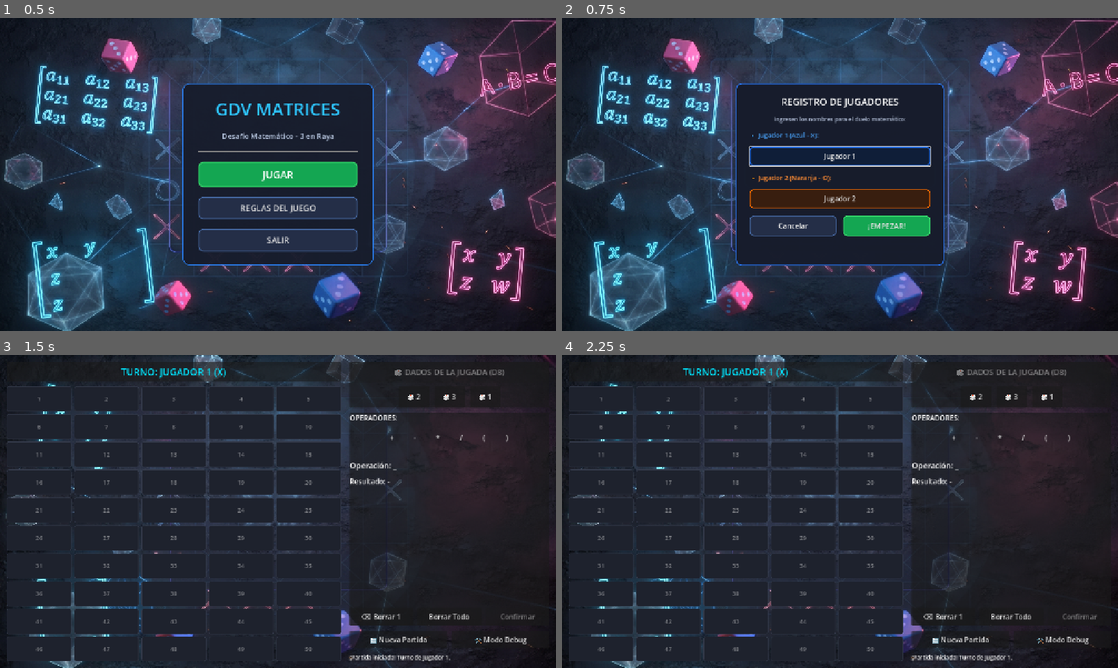
Above: before the commit, frames 1-4 (two rows, left to right).
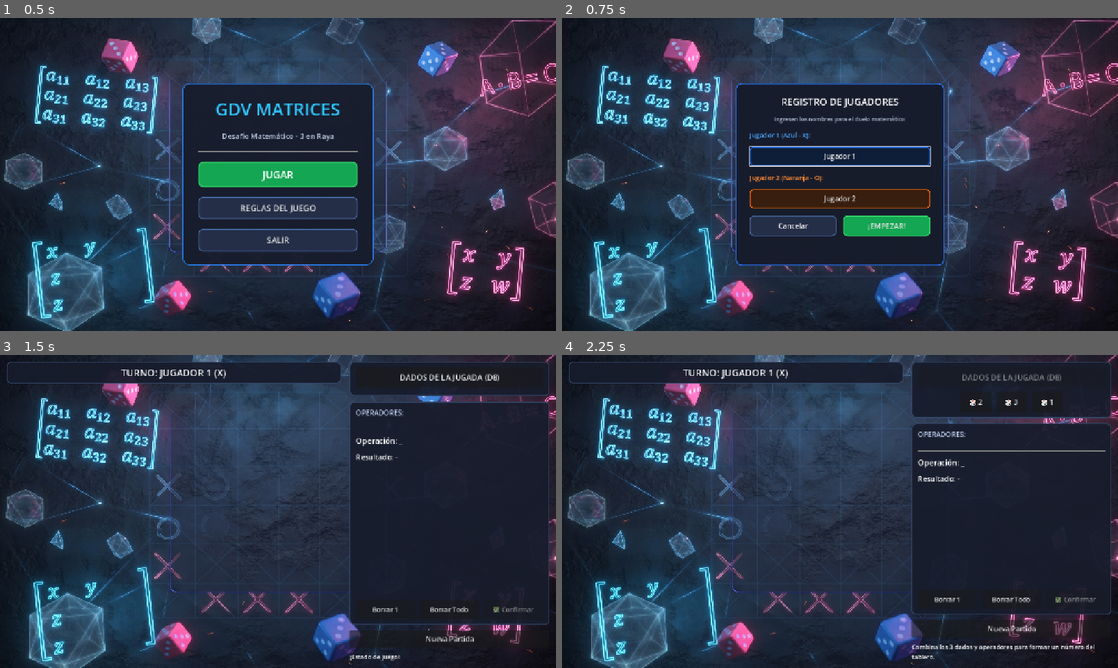
Above: after the commit, the same moments.

Repository: agusgigliottifarias/GDV_matrices
Game: Godot game, scene res://scenes/menu.tscn
Same seed, same stepped clock (60 frames per second), same inputs: the game is played once before the commit and once after it.
Inputs (mouse positions are in pixels of both pictures, inside the frame that each line leads up to):
- Up to frame 1 (0.5 s): no input
- Up to frame 2 (0.75 s): click "JUGAR" at 0.5 s
- Up to frame 3 (1.5 s): click "¡EMPEZAR!" at 1.25 s
- Up to frame 4 (2.25 s): click (1012, 376) at 2 s, where only the run after the commit has a clickable "DADOS DE LA JUGADA (D8)"

Frame 1 is identical in both runs. In frame 2, 0.3% of the frame differs, in the area x 33-49%, y 36-53%; in frame 3, 34%; in frame 4, 35%, in the area x 0-100%, y 0-100%.
Error after the commit: Invalid access to property or key 'pressed' on a base object of type 'null instance'. (res://scripts/main.gd:49)

Commit message:
feat(scenes): se agrego la carpeta de escenas

Diff:
--- a/scenes/game_over.tscn
+++ b/scenes/game_over.tscn
@@ -105,7 +105,7 @@
 layout_mode = 2
 theme_override_font_sizes/font_size = 20
 theme_override_styles/normal = SubResource("StyleBoxFlat_btn_restart")
-text = "🔄 REINICIAR PARTIDA"
+text = "REINICIAR PARTIDA"
 
 [node name="MenuButton" type="Button" parent="CanvasLayer/CenterContainer/CardPanel/Margin/MainVBox/ButtonsVBox" unique_id=798773422]
 unique_name_in_owner = true
@@ -113,4 +113,4 @@
 layout_mode = 2
 theme_override_font_sizes/font_size = 19
 theme_override_styles/normal = SubResource("StyleBoxFlat_btn_menu")
-text = "🏠 MENÚ PRINCIPAL"
+text = "MENÚ PRINCIPAL"
--- a/scenes/main.tscn
+++ b/scenes/main.tscn
@@ -3,9 +3,21 @@
 [ext_resource type="Script" uid="uid://vmp2fghv8o6o" path="res://scripts/main.gd" id="1_main"]
 [ext_resource type="Script" uid="uid://bsmpjqnepiori" path="res://scripts/board.gd" id="2_board"]
 [ext_resource type="Script" uid="uid://yhwgtuxdcp8r" path="res://scripts/dice.gd" id="3_dice"]
-[ext_resource type="Texture2D" uid="uid://c4vblu8wmdrvr" path="res://assets/fondo_3.jpeg" id="4_jyhfs"]
-
-[node name="Main" type="Control" unique_id=1861620331]
+[ext_resource type="Texture2D" uid="uid://c57o55v7thppm" path="res://assets/Fondo.jpeg" id="4_bg"]
+
+[sub_resource type="StyleBoxFlat" id="StyleBoxFlat_panel"]
+bg_color = Color(0.09, 0.11, 0.17, 0.94)
+border_width_left = 2
+border_width_top = 2
+border_width_right = 2
+border_width_bottom = 2
+border_color = Color(0.2, 0.28, 0.42, 1)
+corner_radius_top_left = 10
+corner_radius_top_right = 10
+corner_radius_bottom_right = 10
+corner_radius_bottom_left = 10
+
+[node name="Main" type="Control" unique_id=884629380]
 layout_mode = 3
 anchors_preset = 15
 anchor_right = 1.0
@@ -14,20 +26,25 @@
 grow_vertical = 2
 script = ExtResource("1_main")
 
-[node name="BoardManager" type="Node" parent="." unique_id=1977622490]
+[node name="BoardManager" type="Node" parent="." unique_id=628879302]
 script = ExtResource("2_board")
 
-[node name="DiceManager" type="Node" parent="." unique_id=2135335780]
+[node name="DiceManager" type="Node" parent="." unique_id=80969137]
 script = ExtResource("3_dice")
 
-[node name="CanvasLayer" type="CanvasLayer" parent="." unique_id=306831016]
-
-[node name="Background" type="Sprite2D" parent="CanvasLayer" unique_id=2098755361]
-position = Vector2(641.00006, 362.5)
-scale = Vector2(0.48192772, 0.46109694)
-texture = ExtResource("4_jyhfs")
-
-[node name="MarginContainer" type="MarginContainer" parent="CanvasLayer" unique_id=633376111]
+[node name="CanvasLayer" type="CanvasLayer" parent="." unique_id=1526363086]
+
+[node name="Background" type="TextureRect" parent="CanvasLayer" unique_id=1969077436]
+anchors_preset = 15
+anchor_right = 1.0
+anchor_bottom = 1.0
+grow_horizontal = 2
+grow_vertical = 2
+texture = ExtResource("4_bg")
+expand_mode = 1
+stretch_mode = 6
+
+[node name="MarginContainer" type="MarginContainer" parent="CanvasLayer" unique_id=188120551]
 anchors_preset = 15
 anchor_right = 1.0
 anchor_bottom = 1.0
@@ -38,36 +55,37 @@
 theme_override_constants/margin_right = 15
 theme_override_constants/margin_bottom = 15
 
-[node name="MainLayout" type="HBoxContainer" parent="CanvasLayer/MarginContainer" unique_id=270477277]
+[node name="MainLayout" type="HBoxContainer" parent="CanvasLayer/MarginContainer" unique_id=803018519]
 layout_mode = 2
 theme_override_constants/separation = 20
 
-[node name="BoardSection" type="VBoxContainer" parent="CanvasLayer/MarginContainer/MainLayout" unique_id=1897953458]
+[node name="BoardSection" type="VBoxContainer" parent="CanvasLayer/MarginContainer/MainLayout" unique_id=349680693]
 layout_mode = 2
 size_flags_horizontal = 3
 theme_override_constants/separation = 10
 
-[node name="HeaderPanel" type="PanelContainer" parent="CanvasLayer/MarginContainer/MainLayout/BoardSection" unique_id=114520436]
-layout_mode = 2
-
-[node name="MarginContainer" type="MarginContainer" parent="CanvasLayer/MarginContainer/MainLayout/BoardSection/HeaderPanel" unique_id=1016092362]
+[node name="HeaderPanel" type="PanelContainer" parent="CanvasLayer/MarginContainer/MainLayout/BoardSection" unique_id=1366629879]
+layout_mode = 2
+theme_override_styles/panel = SubResource("StyleBoxFlat_panel")
+
+[node name="MarginContainer" type="MarginContainer" parent="CanvasLayer/MarginContainer/MainLayout/BoardSection/HeaderPanel" unique_id=1162869384]
 layout_mode = 2
 theme_override_constants/margin_top = 8
 theme_override_constants/margin_bottom = 8
 
-[node name="TurnLabel" type="Label" parent="CanvasLayer/MarginContainer/MainLayout/BoardSection/HeaderPanel/MarginContainer" unique_id=1972150670]
+[node name="TurnLabel" type="Label" parent="CanvasLayer/MarginContainer/MainLayout/BoardSection/HeaderPanel/MarginContainer" unique_id=1275670259]
 unique_name_in_owner = true
 layout_mode = 2
 theme_override_font_sizes/font_size = 22
-text = "TURNO: JUGADOR 1 ( ❌ )"
+text = "TURNO: JUGADOR 1 (X)"
 horizontal_alignment = 1
 vertical_alignment = 1
 
-[node name="BoardScroll" type="ScrollContainer" parent="CanvasLayer/MarginContainer/MainLayout/BoardSection" unique_id=394932128]
-layout_mode = 2
-size_flags_vertical = 3
-
-[node name="GridContainer" type="GridContainer" parent="CanvasLayer/MarginContainer/MainLayout/BoardSection/BoardScroll" unique_id=1420286496]
+[node name="BoardScroll" type="ScrollContainer" parent="CanvasLayer/MarginContainer/MainLayout/BoardSection" unique_id=506103200]
+layout_mode = 2
+size_flags_vertical = 3
+
+[node name="GridContainer" type="GridContainer" parent="CanvasLayer/MarginContainer/MainLayout/BoardSection/BoardScroll" unique_id=540285156]
 unique_name_in_owner = true
 layout_mode = 2
 size_flags_horizontal = 3
@@ -76,122 +94,137 @@
 theme_override_constants/v_separation = 6
 columns = 5
 
-[node name="ControlSection" type="VBoxContainer" parent="CanvasLayer/MarginContainer/MainLayout" unique_id=1262197662]
+[node name="ControlSection" type="VBoxContainer" parent="CanvasLayer/MarginContainer/MainLayout" unique_id=1752007863]
 custom_minimum_size = Vector2(460, 0)
 layout_mode = 2
 theme_override_constants/separation = 12
 
-[node name="RollPanel" type="PanelContainer" parent="CanvasLayer/MarginContainer/MainLayout/ControlSection" unique_id=864836812]
-layout_mode = 2
-
-[node name="VBox" type="VBoxContainer" parent="CanvasLayer/MarginContainer/MainLayout/ControlSection/RollPanel" unique_id=1693986064]
+[node name="RollPanel" type="PanelContainer" parent="CanvasLayer/MarginContainer/MainLayout/ControlSection" unique_id=728950488]
+layout_mode = 2
+theme_override_styles/panel = SubResource("StyleBoxFlat_panel")
+
+[node name="Margin" type="MarginContainer" parent="CanvasLayer/MarginContainer/MainLayout/ControlSection/RollPanel" unique_id=855284019]
+layout_mode = 2
+theme_override_constants/margin_left = 12
+theme_override_constants/margin_top = 10
+theme_override_constants/margin_right = 12
+theme_override_constants/margin_bottom = 10
+
+[node name="VBox" type="VBoxContainer" parent="CanvasLayer/MarginContainer/MainLayout/ControlSection/RollPanel/Margin" unique_id=1320340199]
 layout_mode = 2
 theme_override_constants/separation = 8
 
-[node name="RollButton" type="Button" parent="CanvasLayer/MarginContainer/MainLayout/ControlSection/RollPanel/VBox" unique_id=1106452031]
+[node name="RollButton" type="Button" parent="CanvasLayer/MarginContainer/MainLayout/ControlSection/RollPanel/Margin/VBox" unique_id=1914688555]
 unique_name_in_owner = true
 custom_minimum_size = Vector2(0, 48)
 layout_mode = 2
 theme_override_font_sizes/font_size = 18
-text = "🎲 DADOS DE LA JUGADA (D8)"
-
-[node name="DiceContainer" type="HBoxContainer" parent="CanvasLayer/MarginContainer/MainLayout/ControlSection/RollPanel/VBox" unique_id=2034852627]
+text = "DADOS DE LA JUGADA (D8)"
+
+[node name="DiceContainer" type="HBoxContainer" parent="CanvasLayer/MarginContainer/MainLayout/ControlSection/RollPanel/Margin/VBox" unique_id=1545203759]
 unique_name_in_owner = true
 layout_mode = 2
 theme_override_constants/separation = 12
 alignment = 1
 
-[node name="FormulaPanel" type="PanelContainer" parent="CanvasLayer/MarginContainer/MainLayout/ControlSection" unique_id=544012742]
-layout_mode = 2
-size_flags_vertical = 3
-
-[node name="VBox" type="VBoxContainer" parent="CanvasLayer/MarginContainer/MainLayout/ControlSection/FormulaPanel" unique_id=190121469]
+[node name="FormulaPanel" type="PanelContainer" parent="CanvasLayer/MarginContainer/MainLayout/ControlSection" unique_id=1976119434]
+layout_mode = 2
+size_flags_vertical = 3
+theme_override_styles/panel = SubResource("StyleBoxFlat_panel")
+
+[node name="Margin" type="MarginContainer" parent="CanvasLayer/MarginContainer/MainLayout/ControlSection/FormulaPanel" unique_id=1834635078]
+layout_mode = 2
+theme_override_constants/margin_left = 12
+theme_override_constants/margin_top = 12
+theme_override_constants/margin_right = 12
+theme_override_constants/margin_bottom = 12
+
+[node name="VBox" type="VBoxContainer" parent="CanvasLayer/MarginContainer/MainLayout/ControlSection/FormulaPanel/Margin" unique_id=994809698]
 layout_mode = 2
 theme_override_constants/separation = 12
 
-[node name="OpLabel" type="Label" parent="CanvasLayer/MarginContainer/MainLayout/ControlSection/FormulaPanel/VBox" unique_id=391981628]
-layout_mode = 2
+[node name="OpLabel" type="Label" parent="CanvasLayer/MarginContainer/MainLayout/ControlSection/FormulaPanel/Margin/VBox" unique_id=998191190]
+layout_mode = 2
+theme_override_colors/font_color = Color(0.75, 0.82, 0.95, 1)
 text = "OPERADORES:"
 
-[node name="OperatorsContainer" type="HBoxContainer" parent="CanvasLayer/MarginContainer/MainLayout/ControlSection/FormulaPanel/VBox" unique_id=1596634233]
+[node name="OperatorsContainer" type="HBoxContainer" parent="CanvasLayer/MarginContainer/MainLayout/ControlSection/FormulaPanel/Margin/VBox" unique_id=29779064]
 unique_name_in_owner = true
 layout_mode = 2
 theme_override_constants/separation = 8
 alignment = 1
 
-[node name="HSeparator" type="HSeparator" parent="CanvasLayer/MarginContainer/MainLayout/ControlSection/FormulaPanel/VBox" unique_id=2063960149]
-layout_mode = 2
-
-[node name="FormulaLabel" type="Label" parent="CanvasLayer/MarginContainer/MainLayout/ControlSection/FormulaPanel/VBox" unique_id=1437053528]
-unique_name_in_owner = true
-layout_mode = 2
+[node name="HSeparator" type="HSeparator" parent="CanvasLayer/MarginContainer/MainLayout/ControlSection/FormulaPanel/Margin/VBox" unique_id=304683396]
+layout_mode = 2
+
+[node name="FormulaLabel" type="Label" parent="CanvasLayer/MarginContainer/MainLayout/ControlSection/FormulaPanel/Margin/VBox" unique_id=678319553]
+unique_name_in_owner = true
+layout_mode = 2
+theme_override_colors/font_color = Color(1, 1, 1, 1)
 theme_override_font_sizes/font_size = 18
 text = "Operación: _"
 autowrap_mode = 2
 
-[node name="ResultLabel" type="Label" parent="CanvasLayer/MarginContainer/MainLayout/ControlSection/FormulaPanel/VBox" unique_id=1178714194]
-unique_name_in_owner = true
-layout_mode = 2
-theme_override_font_sizes/font_size = 16
+[node name="ResultLabel" type="Label" parent="CanvasLayer/MarginContainer/MainLayout/ControlSection/FormulaPanel/Margin/VBox" unique_id=199937469]
+unique_name_in_owner = true
+layout_mode = 2
+theme_override_font_sizes/font_size = 17
 text = "Resultado: -"
 autowrap_mode = 2
 
-[node name="Spacer" type="Control" parent="CanvasLayer/MarginContainer/MainLayout/ControlSection/FormulaPanel/VBox" unique_id=532308074]
-layout_mode = 2
-size_flags_vertical = 3
-
-[node name="ActionButtons" type="HBoxContainer" parent="CanvasLayer/MarginContainer/MainLayout/ControlSection/FormulaPanel/VBox" unique_id=1294060352]
+[node name="Spacer" type="Control" parent="CanvasLayer/MarginContainer/MainLayout/ControlSection/FormulaPanel/Margin/VBox" unique_id=927087774]
+layout_mode = 2
+size_flags_vertical = 3
+
+[node name="ActionButtons" type="HBoxContainer" parent="CanvasLayer/MarginContainer/MainLayout/ControlSection/FormulaPanel/Margin/VBox" unique_id=1374566149]
 layout_mode = 2
 theme_override_constants/separation = 10
 
-[node name="ClearOneButton" type="Button" parent="CanvasLayer/MarginContainer/MainLayout/ControlSection/FormulaPanel/VBox/ActionButtons" unique_id=1667492646]
-unique_name_in_owner = true
-custom_minimum_size = Vector2(0, 42)
-layout_mode = 2
-size_flags_horizontal = 3
-text = "⌫ Borrar 1"
-
-[node name="ClearAllButton" type="Button" parent="CanvasLayer/MarginContainer/MainLayout/ControlSection/FormulaPanel/VBox/ActionButtons" unique_id=1978334255]
-unique_name_in_owner = true
-custom_minimum_size = Vector2(0, 42)
-layout_mode = 2
-size_flags_horizontal = 3
+[node name="ClearOneButton" type="Button" parent="CanvasLayer/MarginContainer/MainLayout/ControlSection/FormulaPanel/Margin/VBox/ActionButtons" unique_id=1840542535]
+unique_name_in_owner = true
+custom_minimum_size = Vector2(0, 44)
+layout_mode = 2
+size_flags_horizontal = 3
+theme_override_font_sizes/font_size = 15
+text = "Borrar 1"
+
+[node name="ClearAllButton" type="Button" parent="CanvasLayer/MarginContainer/MainLayout/ControlSection/FormulaPanel/Margin/VBox/ActionButtons" unique_id=1275181660]
+unique_name_in_owner = true
+custom_minimum_size = Vector2(0, 44)
+layout_mode = 2
+size_flags_horizontal = 3
+theme_override_font_sizes/font_size = 15
 text = "Borrar Todo"
 
-[node name="ConfirmButton" type="Button" parent="CanvasLayer/MarginContainer/MainLayout/ControlSection/FormulaPanel/VBox/ActionButtons" unique_id=1772025265]
-unique_name_in_owner = true
-custom_minimum_size = Vector2(0, 42)
-layout_mode = 2
-size_flags_horizontal = 3
+[node name="ConfirmButton" type="Button" parent="CanvasLayer/MarginContainer/MainLayout/ControlSection/FormulaPanel/Margin/VBox/ActionButtons" unique_id=1372019721]
+unique_name_in_owner = true
+custom_minimum_size = Vector2(0, 44)
+layout_mode = 2
+size_flags_horizontal = 3
+theme_override_font_sizes/font_size = 15
 disabled = true
-text = "Confirmar"
-
-[node name="TurnControlSection" type="HBoxContainer" parent="CanvasLayer/MarginContainer/MainLayout/ControlSection" unique_id=1780515608]
+text = "✅ Confirmar"
+
+[node name="TurnControlSection" type="HBoxContainer" parent="CanvasLayer/MarginContainer/MainLayout/ControlSection" unique_id=1280254163]
 layout_mode = 2
 theme_override_constants/separation = 10
 
-[node name="RestartButton" type="Button" parent="CanvasLayer/MarginContainer/MainLayout/ControlSection/TurnControlSection" unique_id=1690429185]
+[node name="RestartButton" type="Button" parent="CanvasLayer/MarginContainer/MainLayout/ControlSection/TurnControlSection" unique_id=141722434]
 unique_name_in_owner = true
 custom_minimum_size = Vector2(0, 40)
 layout_mode = 2
 size_flags_horizontal = 3
-text = "🔄 Nueva Partida"
-
-[node name="DebugButton" type="Button" parent="CanvasLayer/MarginContainer/MainLayout/ControlSection/TurnControlSection" unique_id=1404272203]
-unique_name_in_owner = true
-custom_minimum_size = Vector2(0, 40)
-layout_mode = 2
-size_flags_horizontal = 3
-text = "🛠️ Modo Debug"
-
-[node name="StatusLabel" type="Label" parent="CanvasLayer/MarginContainer/MainLayout/ControlSection" unique_id=867941953]
-unique_name_in_owner = true
-layout_mode = 2
-theme_override_font_sizes/font_size = 13
+text = "Nueva Partida"
+
+[node name="StatusLabel" type="Label" parent="CanvasLayer/MarginContainer/MainLayout/ControlSection" unique_id=665502297]
+unique_name_in_owner = true
+layout_mode = 2
+theme_override_colors/font_color = Color(1, 1, 1, 1)
+theme_override_font_sizes/font_size = 14
 text = "¡Estado de juego!"
 autowrap_mode = 2
 
-[node name="GameOverPanel" type="PanelContainer" parent="CanvasLayer" unique_id=1582769011]
+[node name="GameOverPanel" type="PanelContainer" parent="CanvasLayer" unique_id=1999547576]
 unique_name_in_owner = true
 visible = false
 anchors_preset = 8
@@ -205,19 +238,19 @@
 grow_horizontal = 2
 grow_vertical = 2
 
-[node name="VBoxContainer" type="VBoxContainer" parent="CanvasLayer/GameOverPanel" unique_id=1385732195]
+[node name="VBoxContainer" type="VBoxContainer" parent="CanvasLayer/GameOverPanel" unique_id=1344234768]
 layout_mode = 2
 theme_override_constants/separation = 20
 
-[node name="WinnerLabel" type="Label" parent="CanvasLayer/GameOverPanel/VBoxContainer" unique_id=461736391]
+[node name="WinnerLabel" type="Label" parent="CanvasLayer/GameOverPanel/VBoxContainer" unique_id=1796899289]
 unique_name_in_owner = true
 layout_mode = 2
 theme_override_font_sizes/font_size = 26
 text = "¡JUGADOR GANA!"
 horizontal_alignment = 1
 
-[node name="PlayAgainButton" type="Button" parent="CanvasLayer/GameOverPanel/VBoxContainer" unique_id=1600259106]
+[node name="PlayAgainButton" type="Button" parent="CanvasLayer/GameOverPanel/VBoxContainer" unique_id=468315621]
 custom_minimum_size = Vector2(0, 50)
 layout_mode = 2
 theme_override_font_sizes/font_size = 18
-text = "🎮 Jugar de Nuevo"
+text = "Jugar de Nuevo"
--- a/scenes/menu.tscn
+++ b/scenes/menu.tscn
@@ -186,7 +186,6 @@
 
 [node name="NamesPopup" type="PanelContainer" parent="CanvasLayer" unique_id=13557434]
 unique_name_in_owner = true
-visible = false
 anchors_preset = 8
 anchor_left = 0.5
 anchor_top = 0.5
@@ -229,7 +228,7 @@
 layout_mode = 2
 theme_override_colors/font_color = Color(0.29, 0.65, 1, 1)
 theme_override_font_sizes/font_size = 15
-text = "🔹 Jugador 1 (Azul - X):"
+text = "Jugador 1 (Azul - X):"
 
 [node name="P1NameInput" type="LineEdit" parent="CanvasLayer/NamesPopup/Margin/VBox" unique_id=1020983749]
 unique_name_in_owner = true
@@ -245,7 +244,7 @@
 layout_mode = 2
 theme_override_colors/font_color = Color(1, 0.55, 0.2, 1)
 theme_override_font_sizes/font_size = 15
-text = "🔸 Jugador 2 (Naranja - O):"
+text = "Jugador 2 (Naranja - O):"
 
 [node name="P2NameInput" type="LineEdit" parent="CanvasLayer/NamesPopup/Margin/VBox" unique_id=1459106790]
 unique_name_in_owner = true
